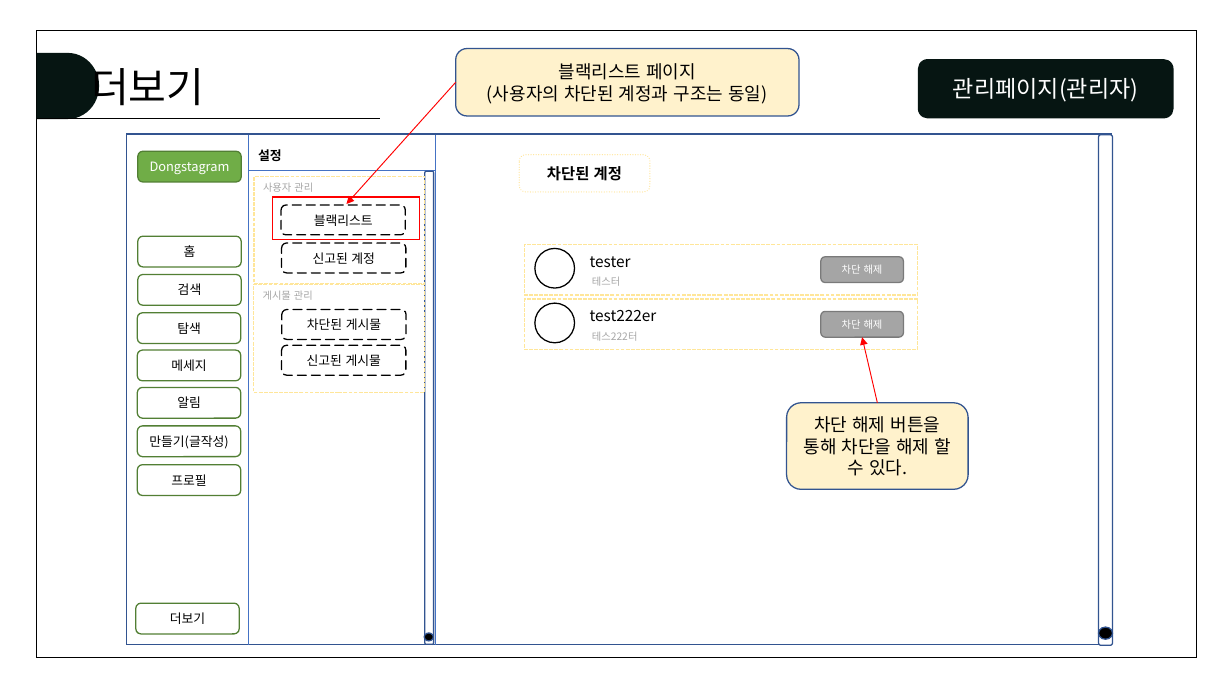
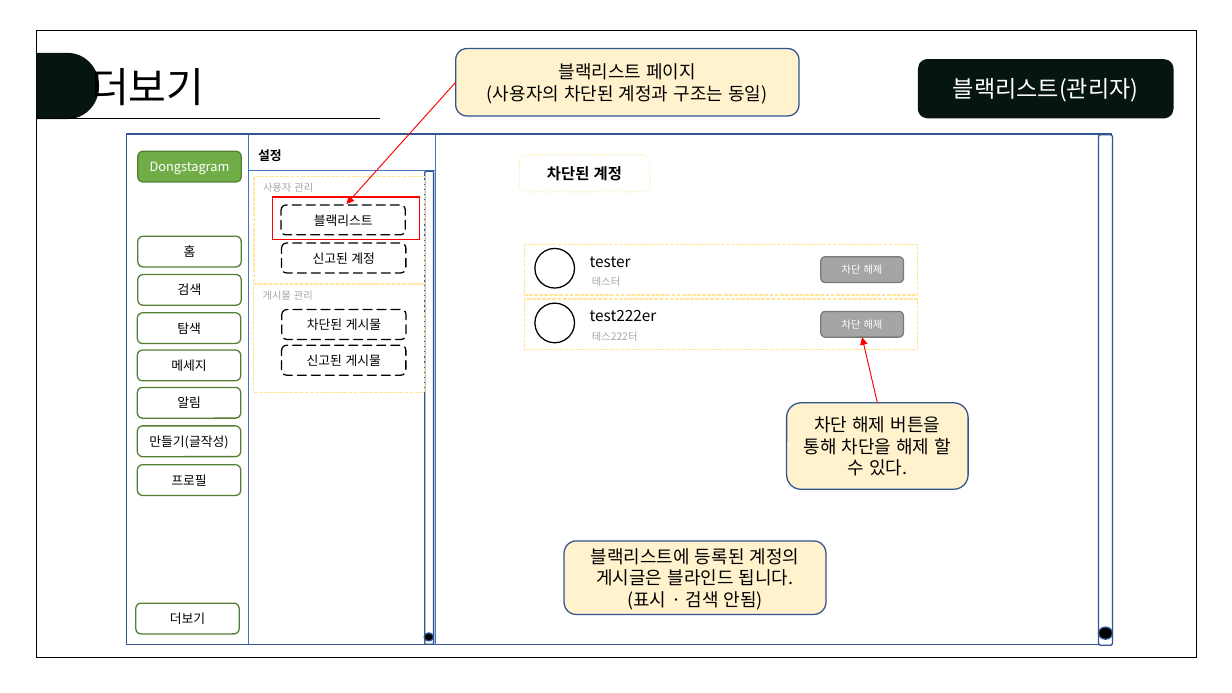
Before and after one commit to juhyeonjong2/DongStagram, a slide deck: slide 38 of Documents/5. 설계/2. 스토리보드/화면설계서.pptx. Drawn at 1232x693 pixels with LibreOffice and Linux fonts; fonts in the diff are those of the drawing. Boxes give left, top, right and bottom in pixels: in the first picture for what was removed or moved away, otherwise in the second. Text is boxed around its words. In the diff, an @@ line names an element or a change of style, - is before the commit and + after.

```diff
--- a/Documents/5. 설계/2. 스토리보드/화면설계서.pptx
+++ b/Documents/5. 설계/2. 스토리보드/화면설계서.pptx
@@ text in rounded rectangle at bbox=[953, 78, 1139, 102]: text changed @@
-관리페이지(관리자)
+블랙리스트(관리자)
@@ rounded rectangle added at bbox=[565, 541, 826, 615], fill #FFF2CC, outline #325491 1 pt, 14 pt, text #000000 @@
+블랙리스트에 등록된 계정의 게시글은 블라인드 됩니다.
+(표시 · 검색 안됨)
```
Also in this commit, not shown: 2 other slides changed, 2 slides added.
